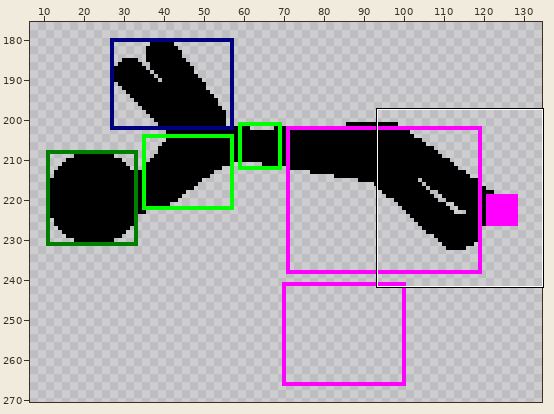
Pixel-art file -- animations/1020_金家潘_天升脚.aseprite. The first picture is a wide view before the edit; the outline marks the close-up.
Close-up. The starting point:
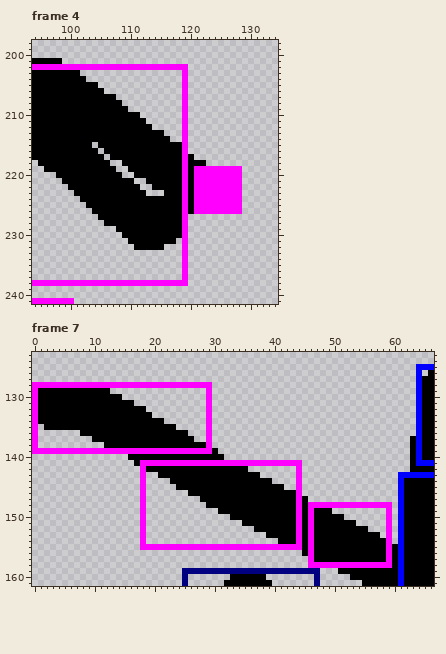
600x300 pixels, 28 frames. Shown: frame 4: x 94..134, y 198..241; frame 7: x 0..66, y 123..161. The wide view leaves out empty margins. The commit also changed other frames or places, which this record leaves out.
And afterwards:
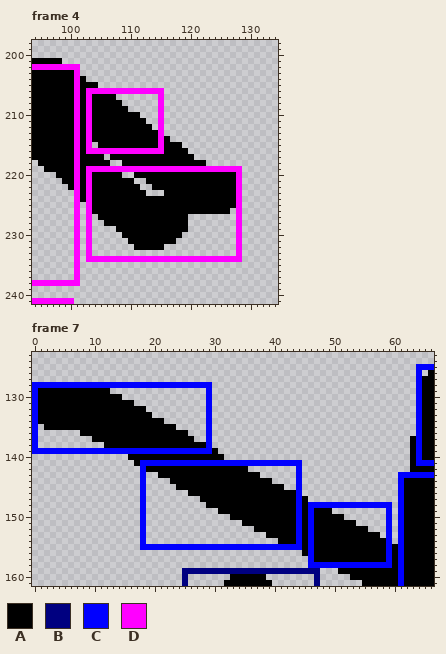
Palette (. is transparent): A #000000  B #000080  C #0000ff  D #ff00ff
The exact change:
Frame 4, layer "碰撞层":
The edit turns colour D into colour A in rows 216 to 218 at x 119; in rows 220 to 225 at x 119 and 121 to 127; in row 226 at x 119 and 121 to 126; in rows 227 to 229 at x 119.
There is now colour D in row 206 at x 106 to 115; in rows 207 to 212 at x 115; in row 216 at x 105; in row 219 at x 108 to 109; in rows 224 to 225 at x 101; in row 226 at x 101 and 103.
There is now colour D in rows 227 to 233 at x 101, 103 and 128; in row 234 at x 101, 103 to 118 and 120 to 128; in rows 235 to 237 at x 101.
The edit turns colour A into colour D in rows 203 to 205 at x 101; in row 206 at x 101 and 103 to 105; in rows 207 to 212 at x 101 and 103; in rows 213 to 215 at x 101, 103 and 115; in row 216 at x 101, 103 to 104 and 106 to 115; in rows 217 to 218 at x 101.
The edit turns colour A into colour D in row 219 at x 101, 103 to 107, 110 to 118 and 120; in rows 220 to 223 at x 101 and 103; in rows 224 to 225 at x 103.
The author cleared colour D in row 202 at x 102 to 119; in rows 203 to 215 at x 119; in row 226 at x 127; in rows 230 to 233 at x 119; in rows 235 to 237 at x 119; in row 238 at x 102 to 119.
Frame 7, layer "碰撞层":
The edit turns colour D into colour C in row 128 at x 0 to 29; in rows 129 to 138 at x 0 and 29; in row 139 at x 0 to 29; in row 141 at x 18 to 44; in rows 142 to 147 at x 18 and 44; in row 148 at x 18, 44 and 46 to 59.
The edit turns colour D into colour C in rows 149 to 154 at x 18, 44, 46 and 59; in row 155 at x 18 to 44, 46 and 59; in rows 156 to 157 at x 46 and 59; in row 158 at x 46 to 59.
Where, in picture pixels (left, top, right, bottom), the same in both close-ups:
changed: (74, 64, 242, 286)
changed: (32, 382, 392, 568)
